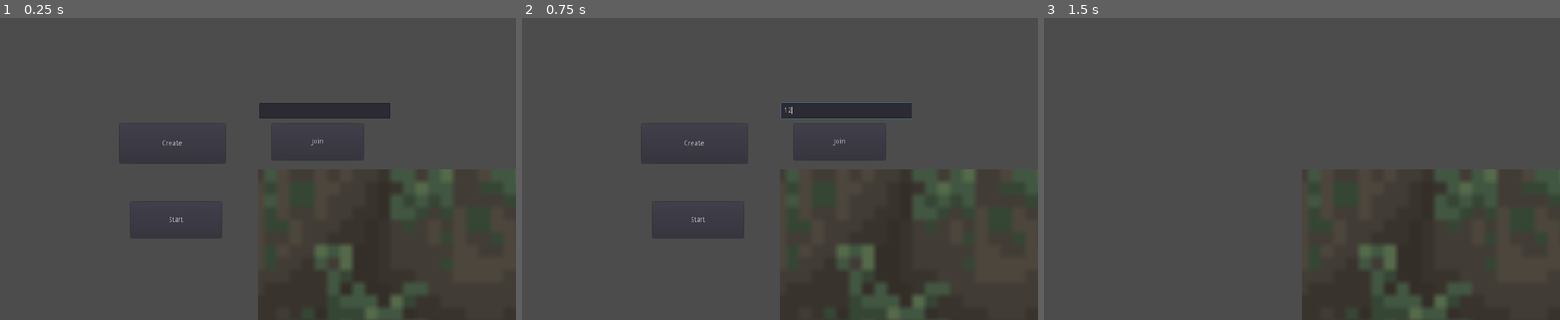
Above: before the commit, frames 1-3 (left to right).
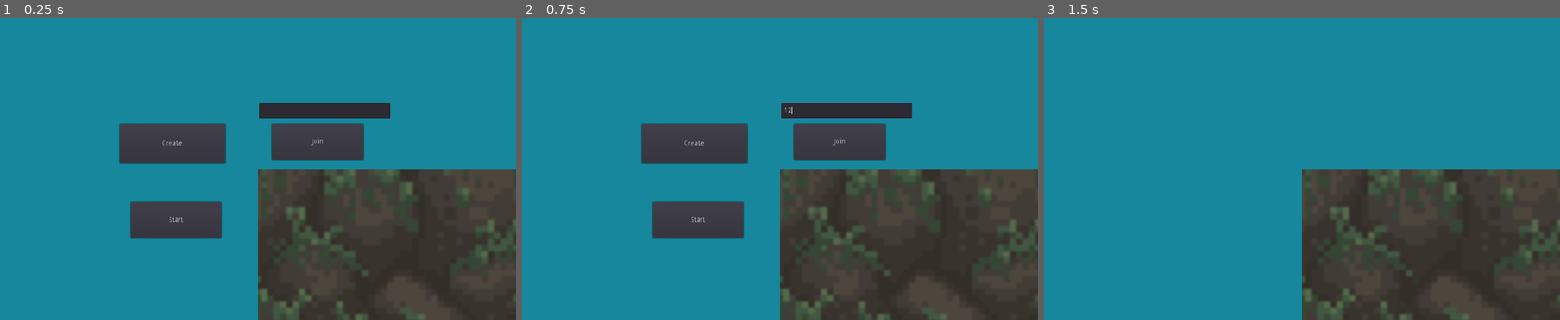
Above: after the commit, the same moments.

Repository: daniel-gmk/Project-WAS
Game: Godot game, scene res://root.tscn
Same seed, same stepped clock (60 frames per second), same inputs: the game is played once before the commit and once after it.
Inputs (mouse positions are in pixels of both pictures, inside the frame that each line leads up to):
- Up to frame 1 (0.25 s): no input
- Up to frame 2 (0.75 s): click (847, 111) at 0.52 s; type "12" at 0.6 s
- Up to frame 3 (1.5 s): click "Start" at 1.25 s

The runs differ from the first frame. In frame 1, 70% of the frame differs, in the area x 0-100%, y 0-100%; in frame 2, 70%; in frame 3, 78%.

Commit message:
Changed terrain generation, smoothed terrain edges, time went from 23 sec to 40 sec due to smoothing, border removed, background added

Diff:
--- a/Destructible.gd
+++ b/Destructible.gd
@@ -162,7 +162,6 @@
 	# Create bitmap from the Viewport (which projects into our sprite)
 	var bitmap := BitMap.new()
 	bitmap.create_from_image_alpha($Sprite.texture.get_data())
-	bitmap.grow_mask(2, Rect2(Vector2(), bitmap.get_size()))
 	# DEBUG:
 	#$Sprite.get_texture().get_data().save_png("res://screenshots/debug" + get_parent().name + ".png")
 	#print("Saved")
--- a/TestMap.gd
+++ b/TestMap.gd
@@ -20,11 +20,17 @@
 	var noise = OpenSimplexNoise.new()
 	noise.seed = terrainSeed
 	noise.octaves = 1
-	noise.period = 120.0
-	noise.persistence = .7
-
-	# Threshold is at what level of perlin value will be used for the terrain. Higher means more will be allowed.
-	var threshold = 40
+	noise.period = 60.0
+	noise.persistence = .8
+
+	var noise2 = OpenSimplexNoise.new()
+	noise2.seed = terrainSeed
+	noise2.octaves = 1
+	noise2.period = 30.0
+	noise2.persistence = .8
+
+	# Threshold is at what level of perlin value will be used for the terrain. Less means more will be allowed.
+	var threshold = 20
 
 	# Save data into main dictionary.
 	# Array fg is foreground, has all pixels touching the base that are blue
@@ -40,6 +46,13 @@
 			# Grab perlin noises based on threshold for blue contour
 			var value = abs(noise.get_noise_2d(w, h))
 			value = max(0, (threshold - value * 256) * 8)
+
+			var value2
+			if image.get_pixel(w, h) == Color(0,0,0,1): # Black
+				value2 = abs(noise2.get_noise_2d(w, h))
+				value2 = max(0, (25 - value2 * 256) * 8)
+				value = (value + value2) / 2.0
+
 
 			# Do not apply changes to base (white)
 			if image.get_pixel(w, h) != Color(1,1,1,1): # White
@@ -127,7 +140,6 @@
 	image.unlock()
 
 	image.resize(6000,4500,0)
-
 	maxLength = position.x + image.get_width()
 	maxHeight = position.y + image.get_height()
 
@@ -154,8 +166,6 @@
 			childSprite.material = ShaderMaterial.new()
 			childSprite.material.shader = load("res://parent_material.shader")
 			childSprite.material.set_shader_param("mask_texture", load("res://assets/test-background.png"))
-			childSprite.material.set_shader_param("outline_color", Color(0,.7,0,1))
-			childSprite.material.set_shader_param("outline_width", 1)
 			# Set position and remove center so it is placed in the right location
 			childSprite.centered = false
 			childSprite.position = Vector2(placingWidth, placingHeight)
@@ -173,14 +183,22 @@
 			image2.lock()
 			# Track whether the sub-image is fully transparent or not
 			var transparent = true
+			var bitmap := BitMap.new()
+			bitmap.create_from_image_alpha(image2)
+			bitmap.grow_mask(5, Rect2(Vector2(), bitmap.get_size()))
+
+			var bitmapsize = bitmap.get_size()
 			# Checks if transparent so it can save time and not have to add destructible nodes if fully transparent
 			for w in image2.get_width():
-				if !transparent:
-					break
 				for h in image2.get_height():
-					if image2.get_pixel(w,h) != Color(0,0,0,0): # Might change this later
-						transparent = false
-						break
+					# Grab pixels that are the contour
+					if bitmap.get_bit(Vector2(w,h)):
+						image2.set_pixel(w, h, Color(1,1,1,1))
+						if transparent:
+							transparent = false
+					else:
+						image2.set_pixel(w, h, Color(0,0,0,0))
+
 			image2.unlock()
 			# Remove mipmaps so there arent weird aliasing/filter/mipmap lines between sub-images, especially when zooming
 			image2.clear_mipmaps()
--- a/parent_material.shader
+++ b/parent_material.shader
@@ -1,11 +1,9 @@
 shader_type canvas_item;
 render_mode unshaded;
-uniform float outline_width = 2.0;
-uniform vec4 outline_color: hint_color;
 
 uniform sampler2D destruction_mask : hint_black;
 
-uniform int ScaleMultiplier : hint_range(2, 12) = 3;
+uniform int ScaleMultiplier : hint_range(2, 12) = 2;
 uniform bool screen_space;
 uniform sampler2D mask_texture;
 
@@ -259,34 +257,5 @@
 	vec4 destruction_map_colour = scale(destruction_mask, UV, vec2(.25,.25) / vec2(textureSize(destruction_mask, 1))).rgba;
 	vec4 ground_colour = texture(mask_texture, UV);
 
-	vec4 mix_color = vec4(mix(original_colour.rgb, ground_colour.rgb, original_colour.a), original_colour.a * destruction_map_colour.a);
-
-	//vec4 col = texture(TEXTURE, UV);
-	vec2 ps = TEXTURE_PIXEL_SIZE * outline_width;
-	float a;
-	float maxa = mix_color.a;
-	float mina = mix_color.a;
-
-    for(float x = -1.0; x <= 1.0; x+=0.05) {
-        float y = 1.0 - (x*x);
-        if(vec2(x,y) == vec2(0.0)) {
-            continue; // ignore the center of kernel
-        }
-
-        a = scale(TEXTURE, UV + vec2(x,y)*ps, TEXTURE_PIXEL_SIZE).a * destruction_map_colour.a;
-        maxa = max(a, maxa);
-        mina = min(a, mina);
-    }
-
-    for(float x = -1.0; x <= 1.0; x+=0.05) {
-        float y = -1.0 + (x*x);
-        if(vec2(x,y) == vec2(0.0)) {
-            continue; // ignore the center of kernel
-        }
-
-        a = scale(TEXTURE, UV + vec2(x,y)*ps, TEXTURE_PIXEL_SIZE).a * destruction_map_colour.a;
-        maxa = max(a, maxa);
-        mina = min(a, mina);
-    }
-    COLOR = mix(mix_color, outline_color, maxa-mina * mix_color.a);
-}
+	COLOR = vec4(mix(original_colour.rgb, ground_colour.rgb, original_colour.a), original_colour.a * destruction_map_colour.a);
+}
--- a/project.godot
+++ b/project.godot
@@ -122,4 +122,5 @@
 quality/intended_usage/framebuffer_allocation=0
 quality/intended_usage/framebuffer_allocation.mobile=0
 quality/2d/use_pixel_snap=true
+environment/default_clear_color=Color( 0.0862745, 0.529412, 0.611765, 1 )
 environment/default_environment="res://default_env.tres"
--- a/root.tscn
+++ b/root.tscn
@@ -3,15 +3,13 @@
 [ext_resource path="res://TestMap.gd" type="Script" id=1]
 [ext_resource path="res://Control.gd" type="Script" id=2]
 [ext_resource path="res://parent_material.shader" type="Shader" id=3]
-[ext_resource path="res://assets/test-terrain-base-7.png" type="Texture" id=4]
+[ext_resource path="res://assets/test-terrain-base-9.png" type="Texture" id=4]
 [ext_resource path="res://assets/test-background.png" type="Texture" id=5]
 [ext_resource path="res://Camera.gd" type="Script" id=6]
 
 [sub_resource type="ShaderMaterial" id=1]
 render_priority = 1
 shader = ExtResource( 3 )
-shader_param/outline_width = 2.0
-shader_param/outline_color = null
 shader_param/ScaleMultiplier = 4
 shader_param/screen_space = null
 shader_param/mask_texture = ExtResource( 5 )
Binary file added: assets/test-terrain-base-8.png
Not shown, added: assets/test-terrain-base-8.png.import
Binary file added: assets/test-terrain-base-9.png
Not shown, added: assets/test-terrain-base-9.png.import
